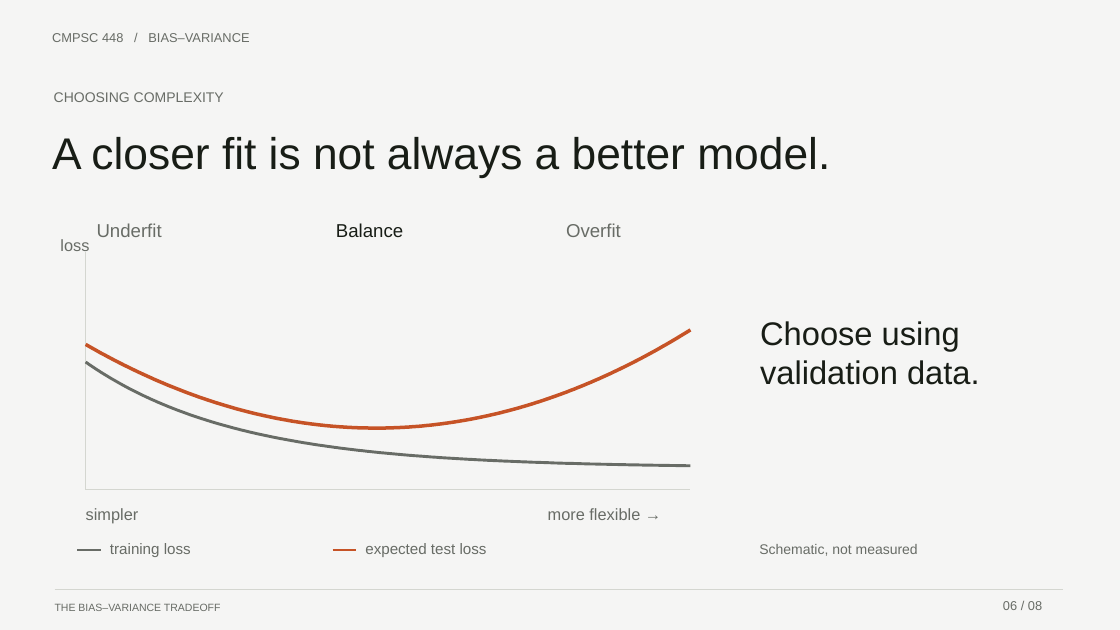
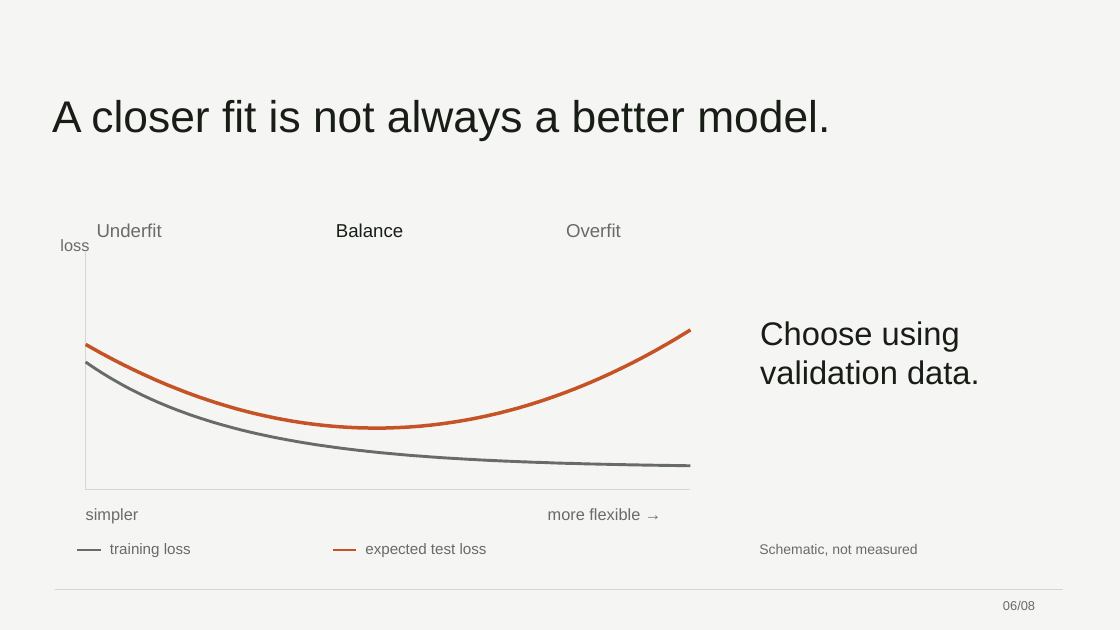
Before and after one commit to 0xABAN/classes, a slide deck: slide 6 of cmpsc-448/presentation/bias-variance-tradeoff.pptx. Drawn at 1120x630 pixels with LibreOffice and Linux fonts; fonts in the diff are those of the drawing. Boxes give left, top, right and bottom in pixels: in the first picture for what was removed or moved away, otherwise in the second. Text is boxed around its words. In the diff, an @@ line names an element or a change of style, - is before the commit and + after.

```diff
--- a/cmpsc-448/presentation/bias-variance-tradeoff.pptx
+++ b/cmpsc-448/presentation/bias-variance-tradeoff.pptx
@@ text removed at (52,33,249,42) @@
-CMPSC 448 / BIAS–VARIANCE
@@ text "A closer fit is not ...": place and size @@
-text "A closer fit is not ..." at (52,137,830,177)
+text "A closer fit is not ..." at (52,100,830,140)
@@ text removed at (54,92,224,102) @@
-CHOOSING COMPLEXITY
@@ text removed at (55,603,221,611) @@
-THE BIAS–VARIANCE TRADEOFF
@@ text at (1003,601,1035,610): spaces changed @@
-06 / 08
+06/08
```
Also in this commit, not shown: 7 other slides changed, 2 other files.
